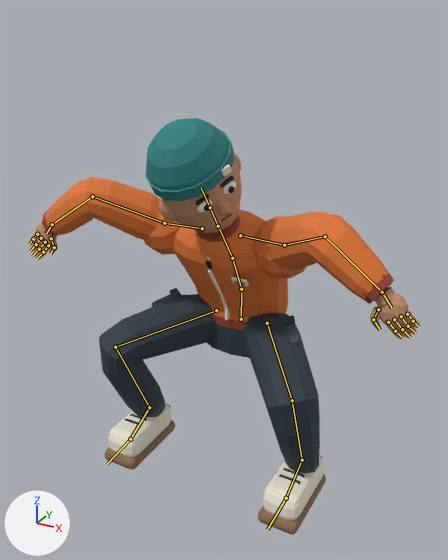
The glTF model assets/characters/ssk_skater.glb: old version first, new version second.
Before and after are seen from a 50 mm camera at (0.913, -1.64, 1.565) aimed at (0.017, -0.012, 0.751). The axes (+X, +Y, +Z) are drawn at lower left. The lights are the same throughout. The older version comes first. Both versions are drawn at frame 0 of the action 'landing'; the numbers are the values there. The bones that change, and the others that lie on the model, are drawn over the model as lines.

In view in the first picture: 'Skater_Mesh'.
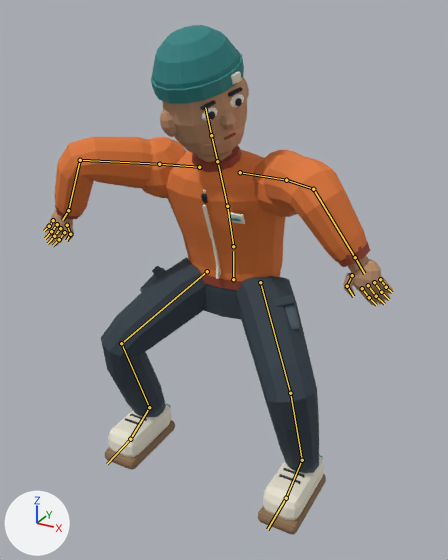
Where the change shows, as pixel boxes (x1, y1, x2, y2) in the pictures (448 x 560 px):
```json
{"object": "Skater_Mesh", "change": "posed", "before": [29, 118, 420, 535], "after": [44, 25, 393, 535], "on screen": "11% narrower, 22% taller"}
{"bone": "pelvis", "before": "(241, 319) to (241, 293)", "after": "(233, 279) to (233, 251)"}
{"bone": "spine", "before": "(241, 289) to (232, 258)", "after": "(233, 246) to (227, 206)"}
{"bone": "chest", "before": "(232, 258) to (219, 229)", "after": "(227, 206) to (218, 165)"}
{"bone": "upper_arm.L", "before": "(284, 245) to (325, 236)", "after": "(286, 180) to (313, 189)"}
{"bone": "forearm.L", "before": "(325, 236) to (382, 292)", "after": "(313, 189) to (355, 257)"}
{"bone": "hand.L", "before": "(382, 292) to (391, 307)", "after": "(355, 257) to (364, 273)"}
{"bone": "upper_arm.R", "before": "(164, 223) to (92, 196)", "after": "(159, 164) to (80, 160)"}
{"bone": "forearm.R", "before": "(92, 196) to (52, 224)", "after": "(80, 160) to (68, 210)"}
{"bone": "hand.R", "before": "(52, 224) to (46, 233)", "after": "(68, 210) to (62, 220)"}
{"bone": "thigh.L", "before": "(267, 323) to (292, 400)", "after": "(260, 282) to (290, 393)"}
{"bone": "shin.L", "before": "(292, 400) to (302, 460)", "after": "(290, 393) to (302, 460)"}
{"bone": "thigh.R", "before": "(216, 310) to (115, 347)", "after": "(207, 271) to (121, 343)"}
{"bone": "shin.R", "before": "(115, 347) to (149, 407)", "after": "(121, 343) to (149, 407)"}
```

Scene script edits in JSON lines:
```json
{"block": "bone_pelvis", "where": "bone_pelvis = bpy.data.objects['Skater_Rig'].pose.bones['pelvis']  # child of 'root'"}
{"op": "set", "path": "bone_pelvis.location", "old": "(0.0, -0.36, -0.151)", "new": "(0.0, -0.18, -0.088)"}
{"op": "set", "path": "bone_pelvis.rotation_quaternion", "old": "(1.0, 0.0, 0.0, 0.0)", "new": "(1.0, 0.0, 0.007, 0.0)", "note": "degrees (0, 0, 0) -> degrees (0, 1, 0)"}
{"block": "bone_spine", "where": "bone_spine = bpy.data.objects['Skater_Rig'].pose.bones['spine']  # child of 'pelvis'"}
{"op": "set", "path": "bone_spine.rotation_quaternion", "old": "(0.973, 0.229, 0.0, 0.0)", "new": "(0.989, 0.145, 0.0, 0.0)", "note": "degrees (26, 0, 0) -> degrees (17, 0, 0)"}
{"block": "bone_chest", "where": "bone_chest = bpy.data.objects['Skater_Rig'].pose.bones['chest']  # child of 'spine'"}
{"op": "set", "path": "bone_chest.rotation_quaternion", "old": "(0.998, 0.07, 0.0, 0.0)", "new": "(0.999, 0.05, 0.0, 0.0)", "note": "degrees (8, 0, 0) -> degrees (6, 0, 0)"}
{"block": "bone_upper_arm_l", "where": "bone_upper_arm_l = bpy.data.objects['Skater_Rig'].pose.bones['upper_arm.L']  # child of 'clavicle.L'"}
{"op": "set", "path": "bone_upper_arm_l.rotation_quaternion", "old": "(0.62, -0.008, -0.367, -0.694)", "new": "(0.737, -0.139, -0.209, -0.627)", "note": "degrees (34, -28, -105) -> degrees (4, -29, -82)"}
{"block": "bone_forearm_l", "where": "bone_forearm_l = bpy.data.objects['Skater_Rig'].pose.bones['forearm.L']  # child of 'upper_arm.L'"}
{"op": "set", "path": "bone_forearm_l.rotation_quaternion", "old": "(0.876, 0.178, 0.0, 0.448)", "new": "(0.8, 0.222, 0.0, 0.558)", "note": "degrees (18, -9, 53) -> degrees (21, -14, 67)"}
{"block": "bone_hand_l", "where": "bone_hand_l = bpy.data.objects['Skater_Rig'].pose.bones['hand.L']  # child of 'forearm.L'"}
{"op": "set", "path": "bone_hand_l.rotation_quaternion", "old": "(0.966, -0.006, 0.204, 0.16)", "new": "(0.995, -0.009, 0.081, -0.06)", "note": "degrees (3, 23, 19) -> degrees (-2, 9, -7)"}
{"block": "bone_upper_arm_r", "where": "bone_upper_arm_r = bpy.data.objects['Skater_Rig'].pose.bones['upper_arm.R']  # child of 'clavicle.R'"}
{"op": "set", "path": "bone_upper_arm_r.rotation_quaternion", "old": "(0.62, -0.008, 0.367, 0.694)", "new": "(0.748, -0.143, 0.252, 0.597)", "note": "degrees (34, 28, 105) -> degrees (6, 33, 79)"}
{"block": "bone_forearm_r", "where": "bone_forearm_r = bpy.data.objects['Skater_Rig'].pose.bones['forearm.R']  # child of 'upper_arm.R'"}
{"op": "set", "path": "bone_forearm_r.rotation_quaternion", "old": "(0.876, 0.178, 0.0, -0.448)", "new": "(0.785, 0.229, 0.0, -0.576)", "note": "degrees (18, 9, -53) -> degrees (22, 15, -70)"}
{"block": "bone_hand_r", "where": "bone_hand_r = bpy.data.objects['Skater_Rig'].pose.bones['hand.R']  # child of 'forearm.R'"}
{"op": "set", "path": "bone_hand_r.rotation_quaternion", "old": "(0.966, -0.006, -0.204, -0.16)", "new": "(0.988, 0.009, -0.1, 0.119)", "note": "degrees (3, -23, -19) -> degrees (0, -11, 14)"}
{"block": "bone_thigh_l", "where": "bone_thigh_l = bpy.data.objects['Skater_Rig'].pose.bones['thigh.L']  # child of 'pelvis'"}
{"op": "set", "path": "bone_thigh_l.rotation_quaternion", "old": "(0.784, -0.524, -0.135, -0.305)", "new": "(0.897, -0.327, -0.183, -0.233)", "note": "degrees (-61, -32, -23) -> degrees (-35, -29, -20)"}
{"block": "bone_shin_l", "where": "bone_shin_l = bpy.data.objects['Skater_Rig'].pose.bones['shin.L']  # child of 'thigh.L'"}
{"op": "set", "path": "bone_shin_l.rotation_quaternion", "old": "(0.7, 0.711, 0.0, 0.075)", "new": "(0.87, 0.491, 0.0, 0.052)", "note": "degrees (91, -6, 6) -> degrees (59, -3, 5)"}
{"block": "bone_foot_l", "where": "bone_foot_l = bpy.data.objects['Skater_Rig'].pose.bones['foot.L']  # child of 'shin.L'"}
{"op": "set", "path": "bone_foot_l.rotation_quaternion", "old": "(0.946, -0.16, 0.091, 0.268)", "new": "(0.952, -0.127, 0.081, 0.266)", "note": "degrees (-15, 15, 30) -> degrees (-12, 13, 30)"}
{"block": "bone_thigh_r", "where": "bone_thigh_r = bpy.data.objects['Skater_Rig'].pose.bones['thigh.R']  # child of 'pelvis'"}
{"op": "set", "path": "bone_thigh_r.rotation_quaternion", "old": "(0.784, -0.524, 0.135, 0.305)", "new": "(0.895, -0.322, 0.196, 0.24)", "note": "degrees (-61, 32, 23) -> degrees (-34, 30, 21)"}
{"block": "bone_shin_r", "where": "bone_shin_r = bpy.data.objects['Skater_Rig'].pose.bones['shin.R']  # child of 'thigh.R'"}
{"op": "set", "path": "bone_shin_r.rotation_quaternion", "old": "(0.7, 0.711, 0.0, -0.075)", "new": "(0.869, 0.491, 0.0, -0.052)", "note": "degrees (91, 6, -6) -> degrees (59, 3, -5)"}
{"block": "bone_foot_r", "where": "bone_foot_r = bpy.data.objects['Skater_Rig'].pose.bones['foot.R']  # child of 'shin.R'"}
{"op": "set", "path": "bone_foot_r.rotation_quaternion", "old": "(0.946, -0.16, -0.091, -0.268)", "new": "(0.951, -0.129, -0.081, -0.267)", "note": "degrees (-15, -15, -30) -> degrees (-12, -13, -30)"}
```
